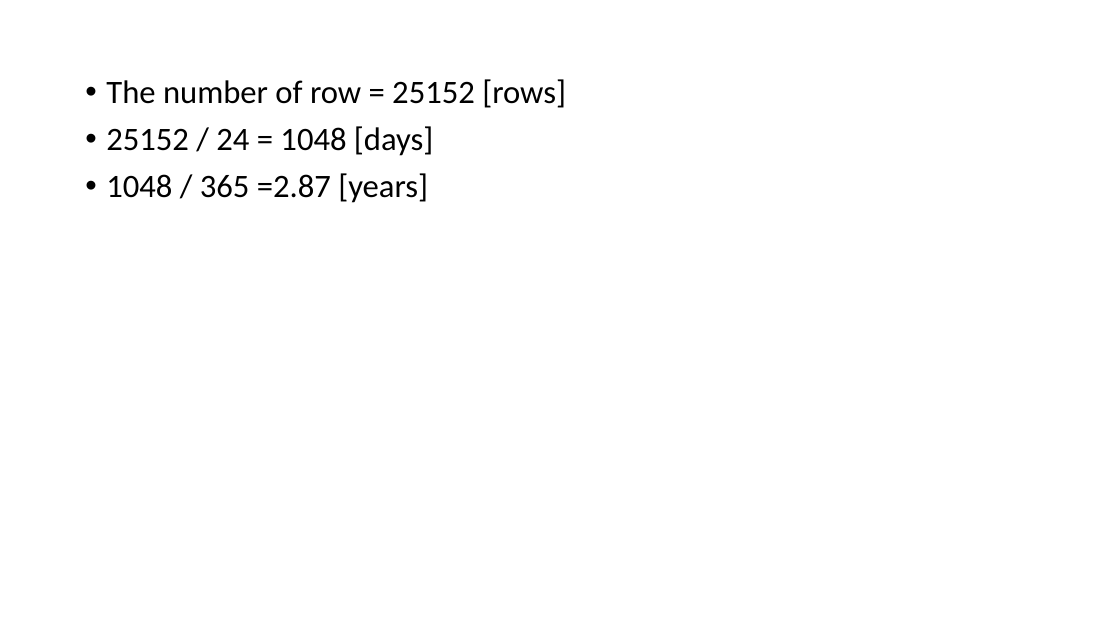
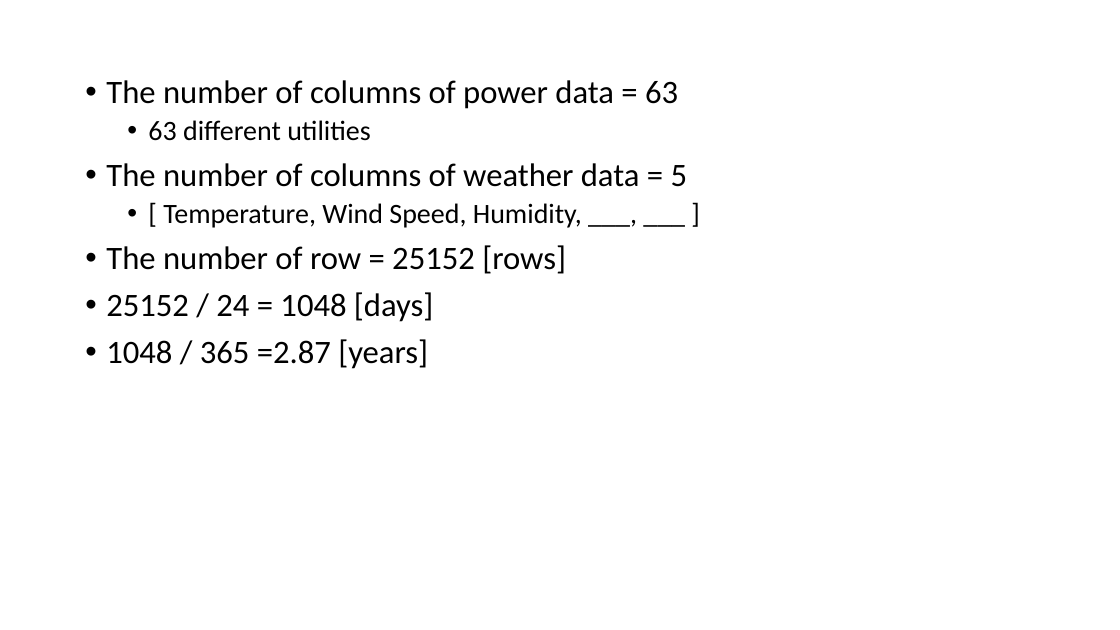
Before and after one commit to jhyun0919/Forecasting_Time_Varying_Reactive_Power_Load_of_Power_Systems, a slide deck: slide 8 of etc/figures.pptx (slide 9 before the commit). Drawn at 1120x630 pixels with LibreOffice and Linux fonts; fonts in the diff are those of the drawing. Boxes give left, top, right and bottom in pixels: in the first picture for what was removed or moved away, otherwise in the second. Text is boxed around its words. In the diff, an @@ line names an element or a change of style, - is before the commit and + after.

```diff
--- a/etc/figures.pptx
+++ b/etc/figures.pptx
@@ text at (106,80,688,228): paragraphs added @@
+• The number of columns of power data = 63
+  • 63 different utilities
+• The number of columns of weather data = 5
+  • [ Temperature, Wind Speed, Humidity, ___, ___ ]
```
Also in this commit, not shown: 1 other slide changed, 1 slide removed.
